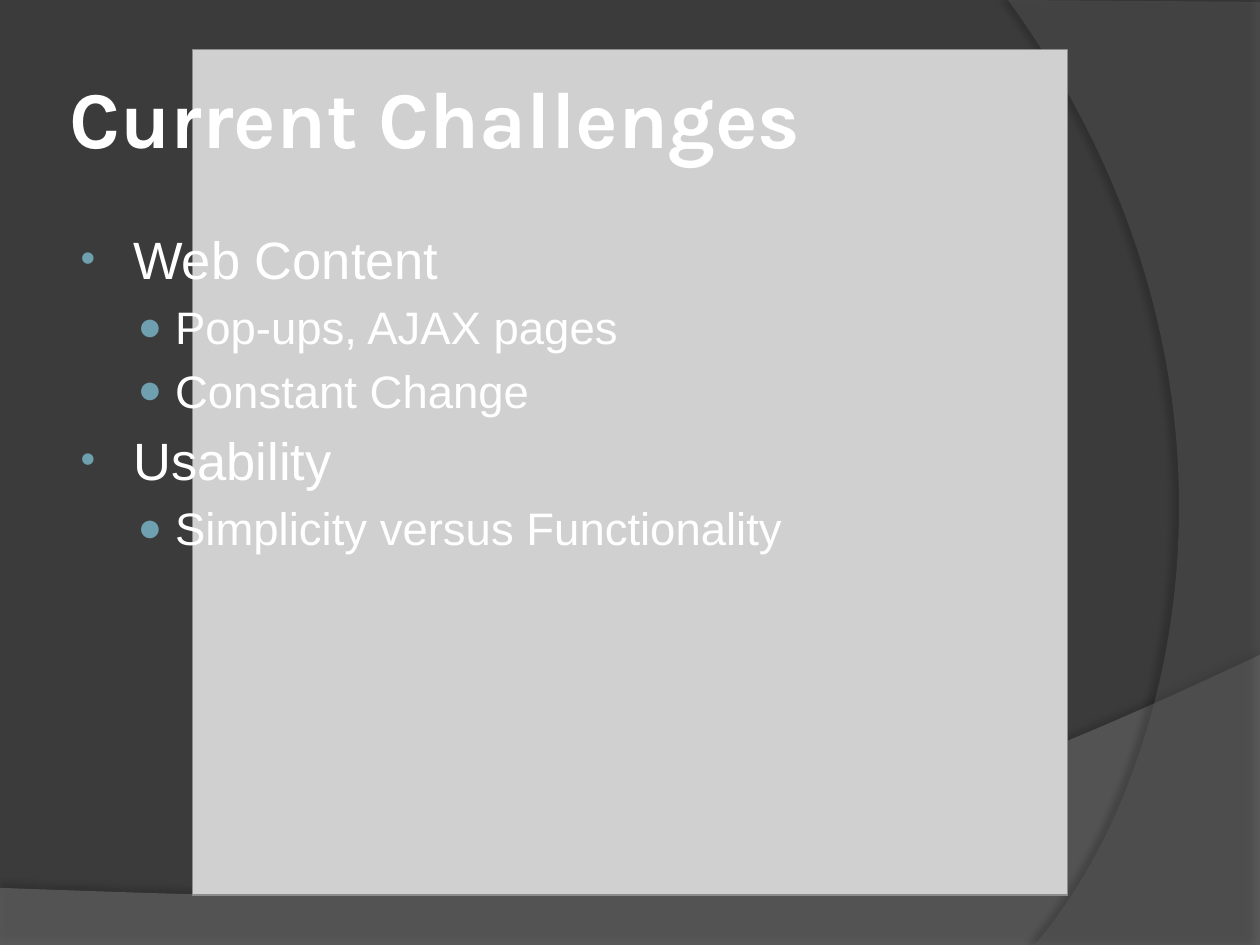
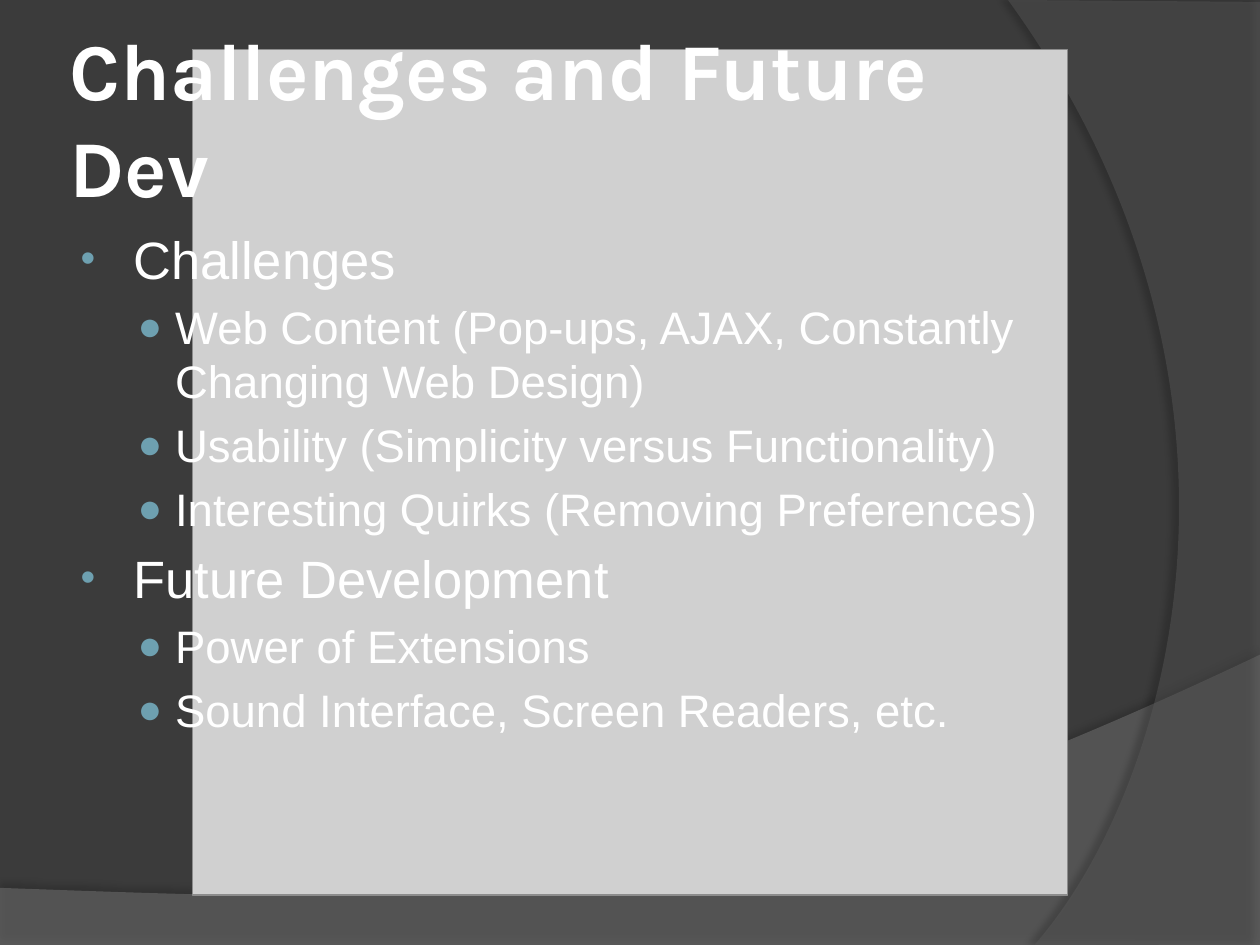
Before and after one commit to jahhulbert-ccri/hawking-toolbar, a slide deck: slide 11 of hawking-toolbar/docs/HawkingFinalPresentation.pptx (slide 9 before the commit). Drawn at 1260x945 pixels with LibreOffice and Linux fonts; fonts in the diff are those of the drawing; grey boxes stand for pictures. Boxes give left, top, right and bottom in pixels: in the first picture for what was removed or moved away, otherwise in the second. Text is boxed around its words. In the diff, an @@ line names an element or a change of style, - is before the commit and + after.

```diff
--- a/hawking-toolbar/docs/HawkingFinalPresentation.pptx
+++ b/hawking-toolbar/docs/HawkingFinalPresentation.pptx
@@ title at (69, 27, 927, 216): text changed @@
-Current Challenges
+Challenges and Future Dev
@@ text at (133, 237, 1037, 736): text changed @@
-• Web Content
-  ● Pop-ups, AJAX pages
-  ● Constant Change
-• Usability
-  ● Simplicity versus Functionality
+• Challenges
+  ● Web Content (Pop-ups, AJAX, Constantly Changing Web Design)
+  ● Usability (Simplicity versus Functionality)
+  ● Interesting Quirks (Removing Preferences)
+• Future Development
+  ● Power of Extensions
+  ● Sound Interface, Screen Readers, etc.
```
Also in this commit, not shown: 1 slide added.
